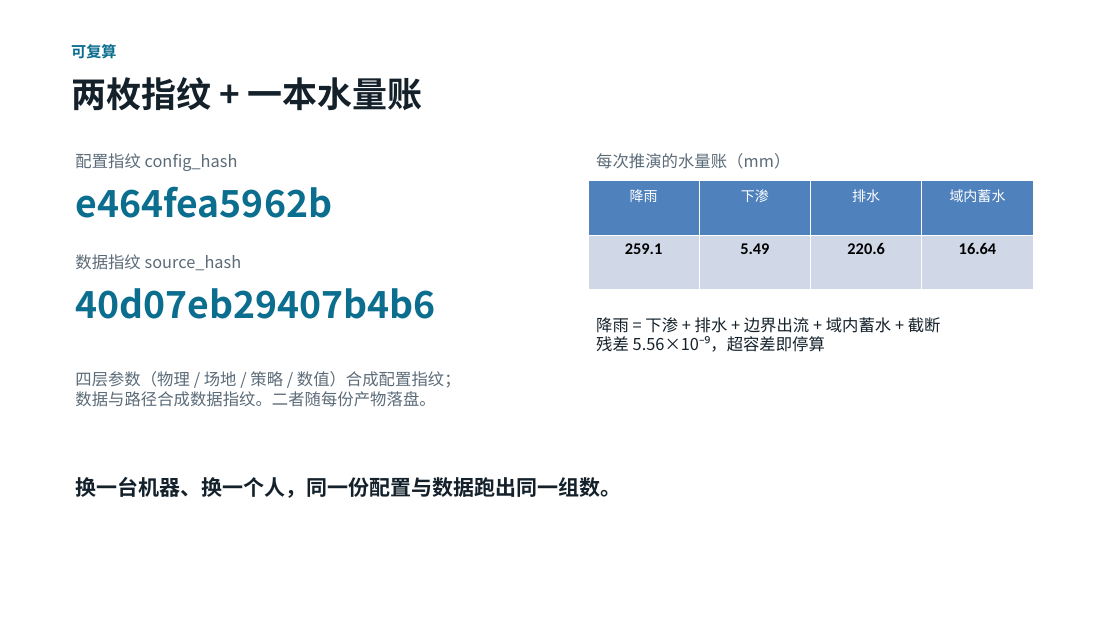
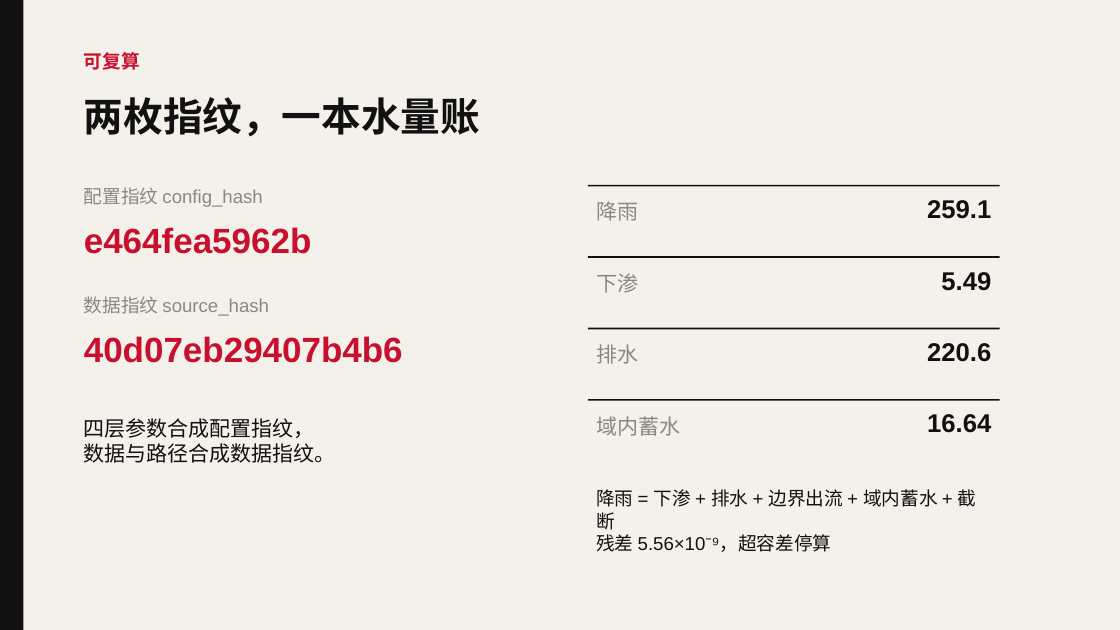
Before and after one commit to toki0413/typhoeus, a slide deck: slide 6 of docs/demo/typhoeus-demo.pptx. Drawn at 1120x630 pixels with LibreOffice and Linux fonts; fonts in the diff are those of the drawing. Boxes give left, top, right and bottom in pixels: in the first picture for what was removed or moved away, otherwise in the second. Text is boxed around its words. In the diff, an @@ line names an element or a change of style, - is before the commit and + after.

```diff
--- a/docs/demo/typhoeus-demo.pptx
+++ b/docs/demo/typhoeus-demo.pptx
@@ rectangle added at [0,0,1120,630], fill #F4F1EA @@
@@ rectangle added at [0,0,24,630], fill #111111 @@
@@ text "可复算": place and size @@
-text "可复算" at [71,44,116,59]
+text "可复算" at [84,52,140,70]
@@ text "可复算" at [84,52,140,70]: size 13 to 16 pt, font Noto Sans CJK SC to Arial, text colour #0B6E8F to #C8102E @@
@@ text at [84,97,480,136]: text changed; size 30 to 34 pt; font Noto Sans CJK SC to Arial; text colour #14212B to #111111 @@
-两枚指纹 + 一本水量账
+两枚指纹，一本水量账
@@ text removed at [596,153,790,169] @@
-每次推演的水量账（mm）
@@ text "配置指纹 config_hash": place and size @@
-text "配置指纹 config_hash" at [75,153,238,171]
+text "配置指纹 config_hash" at [84,187,262,207]
@@ text "配置指纹 config_hash" at [84,187,262,207]: size 14 to 16 pt, font Noto Sans CJK SC to Arial, text colour #5B6B78 to #8C8880 @@
@@ table removed at [588,181,1032,290], 2 rows, 4 columns @@
-降雨 | 下渗 | 排水 | 域内蓄水
-259.1 | 5.49 | 220.6 | 16.64
@@ rectangle added at [588,185,1000,187], fill #111111 @@
@@ text added at [596,201,638,221], 18 pt, text #8C8880 @@
+降雨
@@ text added at [927,200,991,219], 22 pt, text #111111, bold @@
+259.1
@@ text "e464fea5962b": place and size @@
-text "e464fea5962b" at [75,186,332,218]
+text "e464fea5962b" at [84,227,312,254]
@@ text "e464fea5962b" at [84,227,312,254]: size 32 to 30 pt, font Noto Sans CJK SC to Arial, text colour #0B6E8F to #C8102E @@
@@ rectangle added at [588,256,1000,258], fill #111111 @@
@@ text "数据指纹 source_hash" at [84,296,269,316]: size 14 to 16 pt, font Noto Sans CJK SC to Arial, text colour #5B6B78 to #8C8880 @@
@@ text "数据指纹 source_hash": place and size @@
-text "数据指纹 source_hash" at [75,254,242,271]
+text "数据指纹 source_hash" at [84,296,269,316]
@@ text added at [596,273,638,293], 18 pt, text #8C8880 @@
+下渗
@@ text added at [941,272,991,291], 22 pt, text #111111, bold @@
+5.49
@@ text "40d07eb29407b4b6" at [84,336,403,363]: size 32 to 30 pt, font Noto Sans CJK SC to Arial, text colour #0B6E8F to #C8102E @@
@@ text "40d07eb29407b4b6": place and size @@
-text "40d07eb29407b4b6" at [75,288,435,319]
+text "40d07eb29407b4b6" at [84,336,403,363]
@@ rectangle added at [588,328,1000,329], fill #111111 @@
@@ text added at [596,344,638,364], 18 pt, text #8C8880 @@
+排水
@@ text added at [927,343,991,362], 22 pt, text #111111, bold @@
+220.6
@@ text at [84,418,336,463]: text changed; size 14 to 18 pt; font Noto Sans CJK SC to Arial; text colour #5B6B78 to #111111 @@
-四层参数（物理 / 场地 / 策略 / 数值）合成配置指纹；
-数据与路径合成数据指纹。二者随每份产物落盘。
+四层参数合成配置指纹，
+数据与路径合成数据指纹。
@@ rectangle added at [588,399,1000,401], fill #111111 @@
@@ text added at [596,416,680,436], 18 pt, text #8C8880 @@
+域内蓄水
@@ text added at [927,414,991,433], 22 pt, text #111111, bold @@
+16.64
@@ text removed at [75,477,621,498] @@
-换一台机器、换一个人，同一份配置与数据跑出同一组数。
@@ text at [596,489,977,552]: text changed; size 14 to 16 pt; font Noto Sans CJK SC to Arial; text colour #14212B to #111111 @@
-降雨 = 下渗 + 排水 + 边界出流 + 域内蓄水 + 截断
-残差 5.56×10⁻⁹，超容差即停算
+降雨 = 下渗 + 排水 + 边界出流 + 域内蓄水 + 截断
+残差 5.56×10⁻⁹，超容差停算
```
Also in this commit, not shown: 12 other slides changed, 9 other files.
